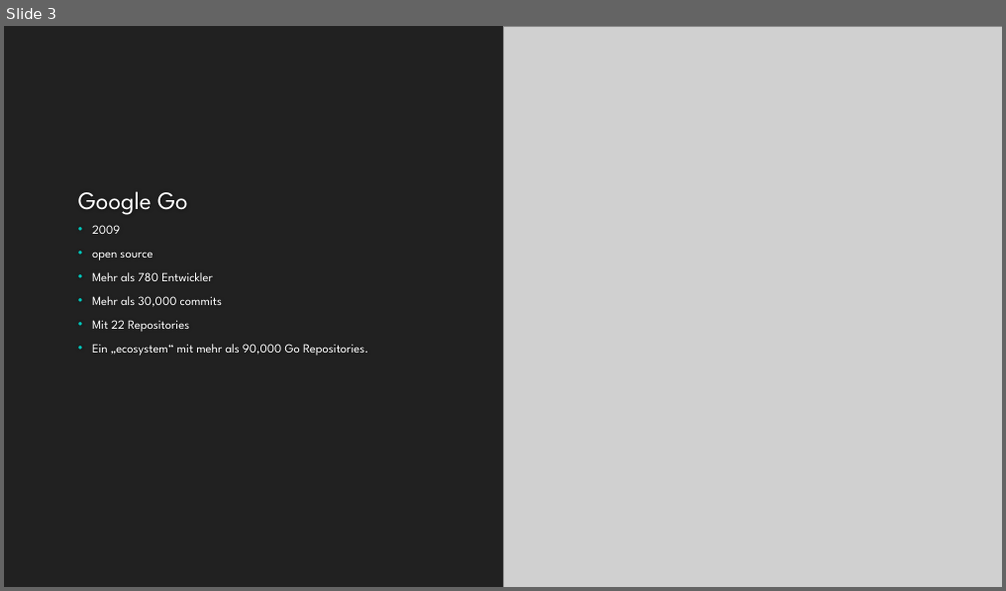
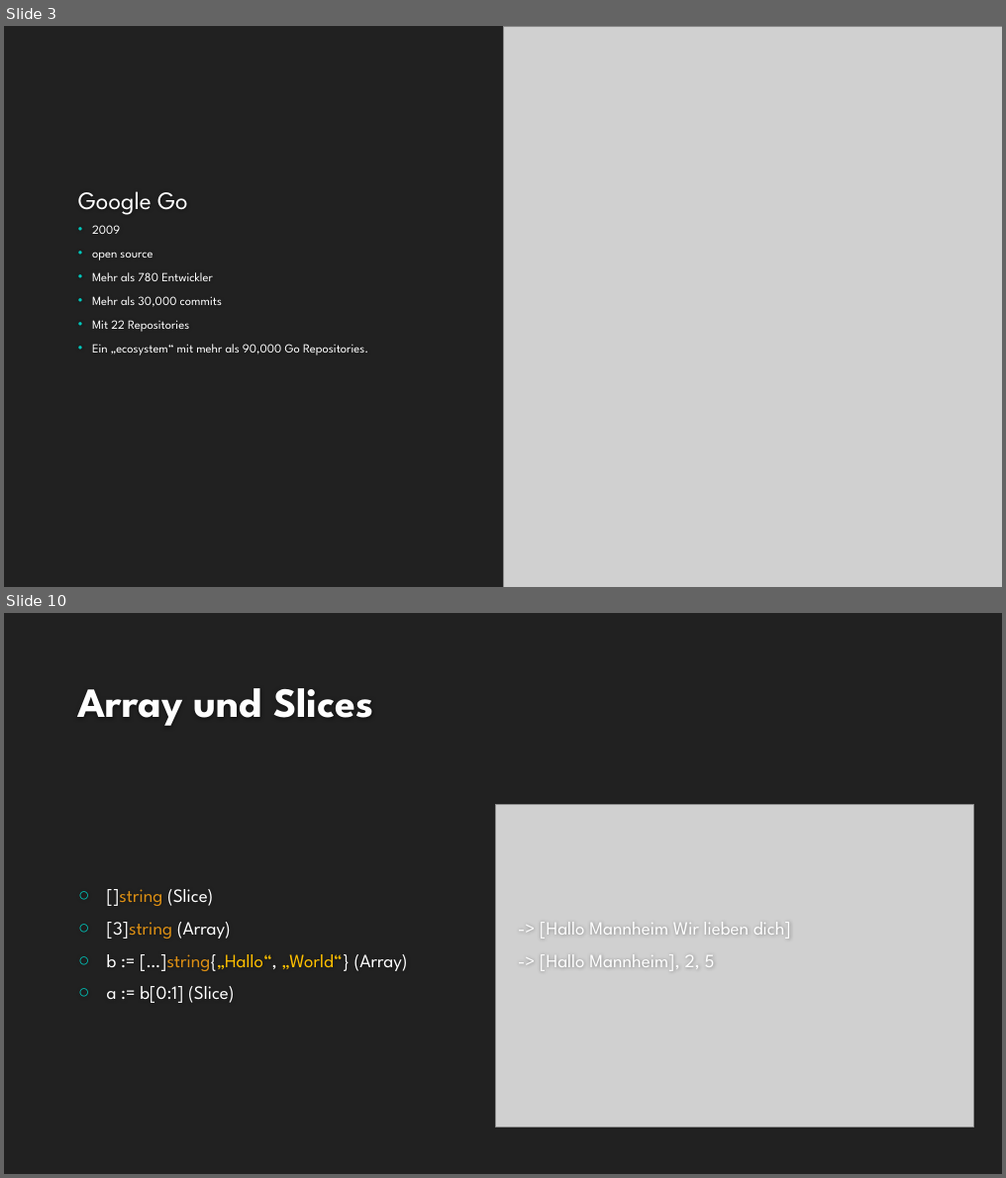
Before and after one commit to informatik-mannheim/iws_golang, a slide deck: presentation/Golang.pptx. Shown one above the other, each under a label of ours: slide 3 before the commit, slides 3 and 10 after it; the slides between them are not shown. The pictures are 1006x591 and 1006x1178 pixels, drawn with LibreOffice and Linux fonts; fonts in the diff are those of the drawing; grey boxes stand for pictures; background and template pictures are left out. Boxes give left, top, right and bottom in pixels: in the first picture for what was removed or moved away, otherwise in the second. Text is boxed around its words. In the diff, an @@ line names an element or a change of style, - is before the commit and + after.

```diff
--- a/presentation/Golang.pptx
+++ b/presentation/Golang.pptx
@@ slide 10 added at (4, 613, 1002, 1174), background #212121 @@
@@ title added at (78, 688, 374, 726), 40 pt, text #FEFEFE, bold @@
+Array und Slices
@@ picture added at (496, 805, 974, 1128) @@
@@ text added at (107, 889, 408, 1003), 18 pt, text #FFFFFF @@
+○ []string (Slice)
+○ [3]string (Array)
+○ b := […]string{„Hallo“, „World“} (Array)
+○ a := b[0:1] (Slice)
@@ text added at (540, 922, 791, 971), 18 pt, text #FFFFFF @@
+-> [Hallo Mannheim Wir lieben dich]
+-> [Hallo Mannheim], 2, 5
```
Also in this commit, not shown: 3 slides changed, 10 other slides added.
